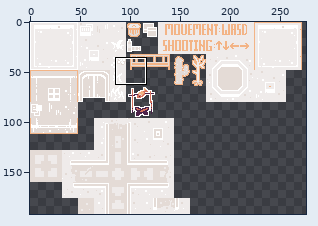
Sprite sheet -- public/assets/tilesets/tileset.png. The picture above shows the old version from afar; the outline marks the close-up.
Close-up. As it was:
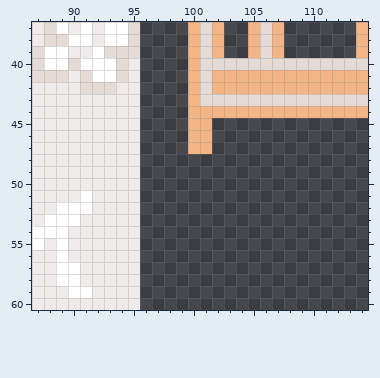
The file is 320x192 pixels. Shown: x 87..114, y 37..60. The wide view leaves out empty margins.
After the commit:
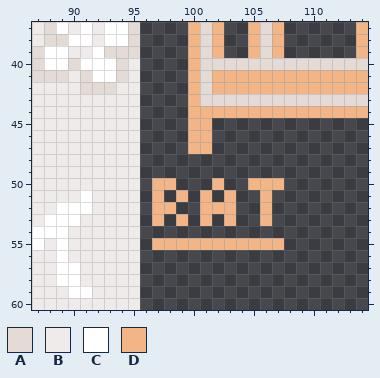
Palette (. is transparent): A #e4dbd6  B #efebea  C #ffffff  D #f3b486
The exact change:
The edit adds colour D in row 50 at x 97 to 98, 102 and 105 to 107; in row 51 at x 97, 99, 101, 103 and 106; in row 52 at x 97 to 98, 101 to 103 and 106; in row 53 at x 97, 99, 101, 103 and 106; in row 55 at x 97 to 107.
Where, in picture pixels (left, top, right, bottom), the same in both close-ups:
added: (152, 178, 284, 250)
